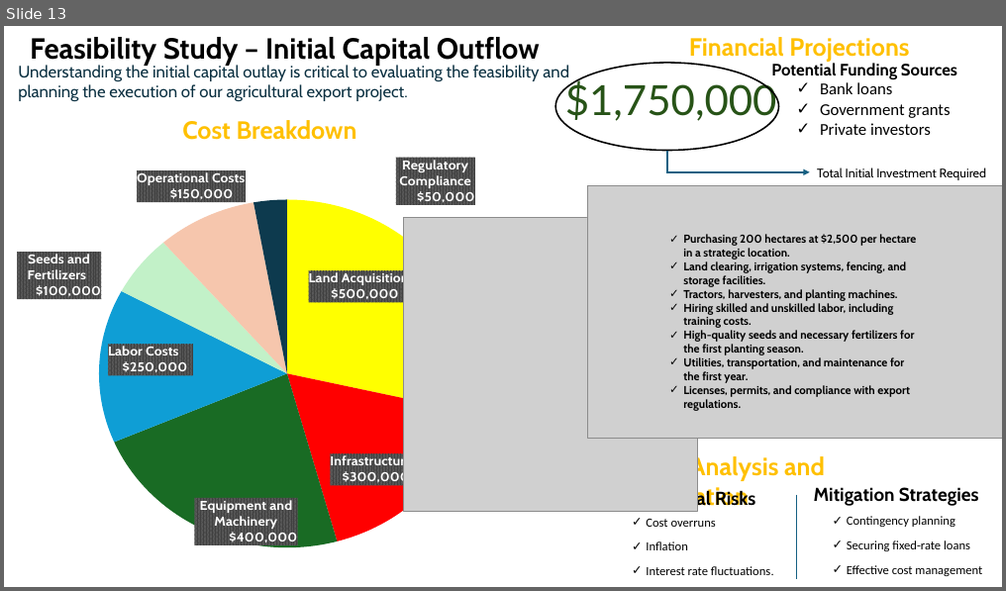
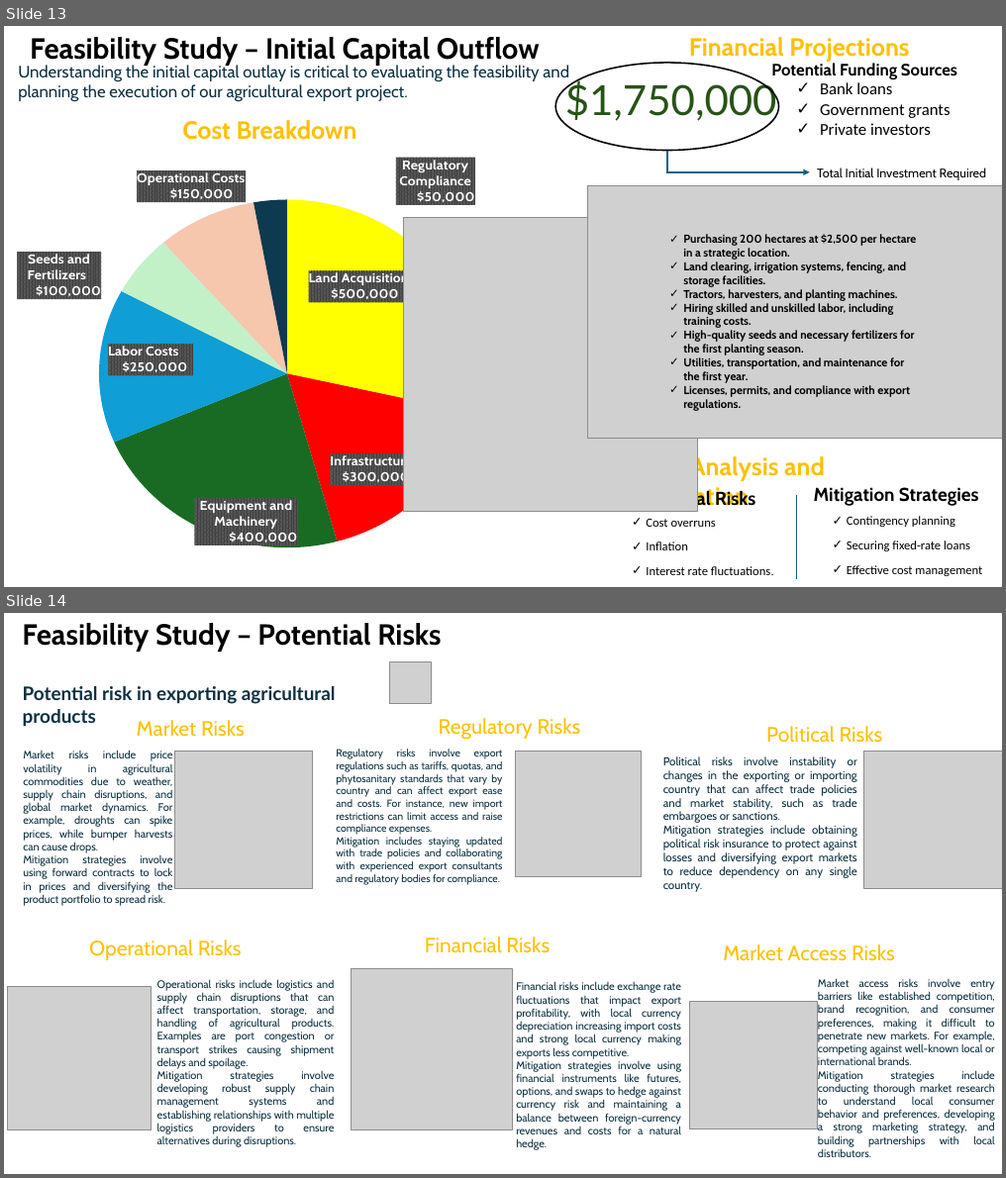
Before and after one commit to Gbekoilias/SustainableBusinessExpansion, a slide deck: Diversification Strategy for Government Construction.pptx. Shown one above the other, each under a label of ours: slide 13 before the commit, slides 13 and 14 after it. The pictures are 1006x591 and 1006x1178 pixels, drawn with LibreOffice and Linux fonts; fonts in the diff are those of the drawing; grey boxes stand for pictures. Boxes give left, top, right and bottom in pixels: in the first picture for what was removed or moved away, otherwise in the second. Text is boxed around its words. In the diff, an @@ line names an element or a change of style, - is before the commit and + after.

```diff
--- a/Diversification Strategy for Government Construction.pptx
+++ b/Diversification Strategy for Government Construction.pptx
@@ slide 14 added at (4, 613, 1002, 1174), background #FFFFFF @@
@@ text added at (22, 623, 441, 652), 28 pt, text #000000, bold @@
+Feasibility Study – Potential Risks
@@ picture added at (389, 663, 431, 703) @@
@@ text added at (23, 686, 336, 727), 18 pt, text #0B3041, bold @@
+Potential risk in exporting agricultural products
@@ group added at (23, 718, 1002, 906): 6 texts, 3 pictures @@
+Market Risks
+Market risks include price volatility in agricultural commodities due to weather, supply chain disruptions, and global market dynamics. For example, droughts can spike prices, while bumper harvests can cause drops.
+Mitigation strategies involve using forward contracts to lock in prices and diversifying the product portfolio to spread risk.
+Regulatory Risks
+Regulatory risks involve export regulations such as tariffs, quotas, and phytosanitary standards that vary by country and can affect export ease and costs. For instance, new import restrictions can limit access and raise compliance expenses.
+Mitigation includes staying updated with trade policies and collaborating with experienced export consultants and regulatory bodies for compliance.
+Political Risks
+Political risks involve instability or changes in the exporting or importing country that can affect trade policies and market stability, such as trade embargoes or sanctions.
+Mitigation strategies include obtaining political risk insurance to protect against losses and diversifying export markets to reduce dependency on any single country.
@@ group added at (7, 937, 995, 1157): 6 texts, 3 pictures @@
+Operational Risks
+Operational risks include logistics and supply chain disruptions that can affect transportation, storage, and handling of agricultural products. Examples are port congestion or transport strikes causing shipment delays and spoilage.
+Mitigation strategies involve developing robust supply chain management systems and establishing relationships with multiple logistics providers to ensure alternatives during disruptions.
+Financial Risks
+Financial risks include exchange rate fluctuations that impact export profitability, with local currency depreciation increasing import costs and strong local currency making exports less competitive.
+Mitigation strategies involve using financial instruments like futures, options, and swaps to hedge against currency risk and maintaining a balance between foreign-currency revenues and costs for a natural hedge.
+Market Access Risks
+Market access risks involve entry barriers like established competition, brand recognition, and consumer preferences, making it difficult to penetrate new markets. For example, competing against well-known local or international brands.
+Mitigation strategies include conducting thorough market research to understand local consumer behavior and preferences, developing a strong marketing strategy, and building partnerships with local distributors.
```
Also in this commit, not shown: 1 slide changed, 8 other slides added, 16 other files.
